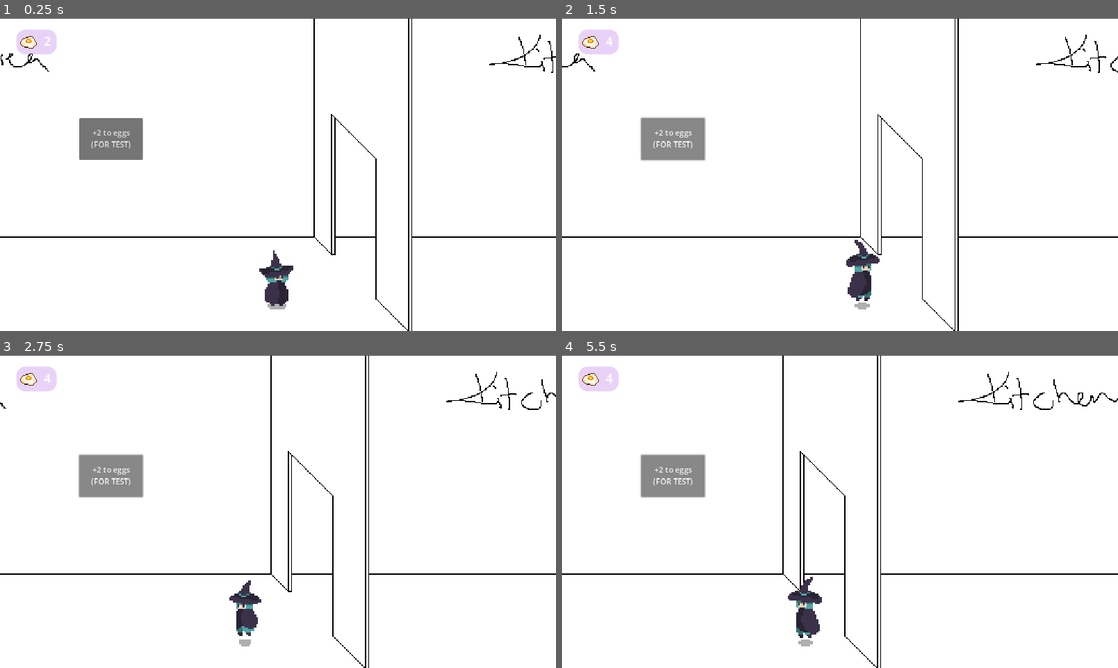
Above: before the commit, frames 1-4 (two rows, left to right).
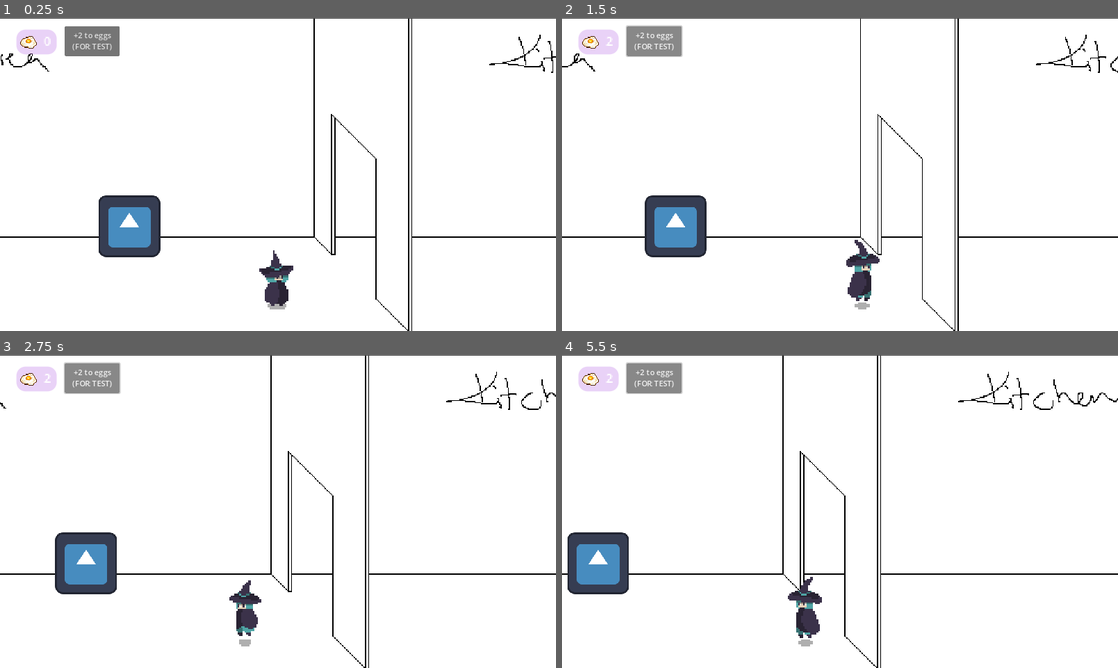
Above: after the commit, the same moments.

Repository: berkunal/mise-en-place
Game: Godot game, scene res://scenes/main/main_scene.tscn
The game is run twice, just before and just after one commit, with the same random seed, the same clock (stepped at 60 frames per second) and the same inputs. Before the commit the project starts from res://scenes/main_scene.tscn. The engine's default icon, where the game draws it, is replaced by a stand-in: a white triangle on a blue panel in a dark square.
Inputs:
- Up to frame 1 (0.25 s): no input
- Up to frame 2 (1.5 s): click "+2 to eggs (FOR TEST)" at 0.5 s; hold Right (move_right) from 1.28 s (still down); tap E (take_action, bound only after the commit) at 1.35 s
- Up to frame 3 (2.75 s): release Right (move_right) at 2.03 s; hold Left (move_left) from 2.03 s (still down); tap E (take_action, bound only after the commit) at 2.1 s
- Up to frame 4 (5.5 s): release Left (move_left) at 2.78 s; hold Right (move_right) 2.78-4.28 s; tap E (take_action, bound only after the commit) every 0.75 s from 2.85 to 5.1 s; hold Left (move_left) from 4.28 s (still down)

The runs differ from the first frame. In frame 1, 4.6% of the frame differs, in the area x 8-29%, y 2-77%; in frame 2, 4.8%; in frame 3, 4.8%, in the area x 7-26%, y 2-77%; in frame 4, 4.7%.

Commit message:
Add basic appliance node
reorganize folder structure

Diff:
--- /dev/null
+++ b/components/basic_appliance/basic_appliance.gd
@@ -0,0 +1,49 @@
+extends Node2D
+
+signal upgrade_purchased(required_coin)
+
+@export var coin_needed_for_build: int = 3
+
+var user_inside = false
+
+# Called when the node enters the scene tree for the first time.
+func _ready():
+	# TODO: instead of manual PathFollow2D, create a curve programmatically
+	$Coins/Path2D/PathFollow2D.progress_ratio = 0
+	for i in range(0, coin_needed_for_build):
+		var coinScene = preload("res://components/coin/coin.tscn").instantiate() as Sprite2D
+		coinScene.position = $Coins/Path2D/PathFollow2D.position
+		coinScene.visible = false
+		$Coins.add_child(coinScene)
+
+		$Coins/Path2D/PathFollow2D.progress_ratio += 1.0 / (coin_needed_for_build - 1)
+
+
+# Called every frame. 'delta' is the elapsed time since the previous frame.
+func _process(_delta):
+	if user_inside:
+		if Input.is_action_just_pressed("take_action") and coin_needed_for_build > 0:
+			upgrade_purchased.emit(coin_needed_for_build)
+
+func _on_player_area_entered(_area):
+	user_inside = true
+
+	for coin in $Coins.get_children():
+		if coin.is_class('Sprite2D'):
+			(coin as Sprite2D).visible = true
+
+
+func _on_player_area_exited(_area):
+	user_inside = false
+
+	for coin in $Coins.get_children():
+		if coin.is_class('Sprite2D'):
+			(coin as Sprite2D).visible = false
+
+func upgrade():
+	coin_needed_for_build = -1
+	$TempLabel.visible = true
+
+	for coin in $Coins.get_children():
+		if coin.is_class('Sprite2D'):
+			coin.free()
--- /dev/null
+++ b/components/basic_appliance/basic_appliance.tscn
@@ -0,0 +1,42 @@
+[gd_scene load_steps=5 format=3 uid="uid://c0aeat8qibts1"]
+
+[ext_resource type="Script" path="res://components/basic_appliance/basic_appliance.gd" id="1_j2gln"]
+[ext_resource type="Texture2D" uid="uid://dfaeq81b10hvf" path="res://icon.svg" id="2_bd32e"]
+
+[sub_resource type="Curve2D" id="Curve2D_v40xj"]
+_data = {
+"points": PackedVector2Array(0, 0, 0, 0, 8, 15, 0, 0, 0, 0, 66, 2, 0, 0, 0, 0, 121, 15)
+}
+point_count = 3
+
+[sub_resource type="RectangleShape2D" id="RectangleShape2D_ig5fp"]
+size = Vector2(128, 25)
+
+[node name="BasicAppliance" type="Area2D"]
+script = ExtResource("1_j2gln")
+
+[node name="Coins" type="Node2D" parent="."]
+
+[node name="Path2D" type="Path2D" parent="Coins"]
+curve = SubResource("Curve2D_v40xj")
+
+[node name="PathFollow2D" type="PathFollow2D" parent="Coins/Path2D"]
+position = Vector2(8, 15)
+rotation = -0.220494
+
+[node name="Sprite2D" type="Sprite2D" parent="."]
+position = Vector2(1, 35)
+texture = ExtResource("2_bd32e")
+centered = false
+
+[node name="CollisionShape2D" type="CollisionShape2D" parent="."]
+position = Vector2(64, 175.5)
+shape = SubResource("RectangleShape2D_ig5fp")
+
+[node name="TempLabel" type="Label" parent="."]
+visible = false
+offset_left = 25.0
+offset_top = 70.0
+offset_right = 106.0
+offset_bottom = 96.0
+text = "Upgraded!"
--- /dev/null
+++ b/components/coin/coin.tscn
@@ -0,0 +1,6 @@
+[gd_scene load_steps=2 format=3 uid="uid://cc7ds8lanc1q0"]
+
+[ext_resource type="Texture2D" uid="uid://byy6q13pycwrx" path="res://assets/icons/38_friedegg.png" id="1_f75xf"]
+
+[node name="coin" type="Sprite2D"]
+texture = ExtResource("1_f75xf")
--- /dev/null
+++ b/components/currency/currency.gd
@@ -0,0 +1,16 @@
+extends Control
+
+@export var current_money = 0
+
+func _ready():
+	pass
+
+# Called every frame. 'delta' is the elapsed time since the previous frame.
+func _process(_delta):
+	$Panel/HBoxContainer/MoneyCount.text = str(current_money)
+
+func increment_money_by_value(inc):
+	current_money += inc
+
+func _on_test_button_pressed():
+	increment_money_by_value(2)
--- a/scenes/currency.tscn
+++ b/components/currency/currency.tscn
@@ -1,7 +1,7 @@
 [gd_scene load_steps=4 format=3 uid="uid://b5mslxbl6wydh"]
 
-[ext_resource type="Script" path="res://scenes/currency.gd" id="1_0vxtb"]
-[ext_resource type="Texture2D" uid="uid://byy6q13pycwrx" path="res://assets/icons/38_friedegg.png" id="1_oi01f"]
+[ext_resource type="Script" path="res://components/currency/currency.gd" id="1_2hty5"]
+[ext_resource type="Texture2D" uid="uid://byy6q13pycwrx" path="res://assets/icons/38_friedegg.png" id="2_5qole"]
 
 [sub_resource type="StyleBoxFlat" id="StyleBoxFlat_c3dig"]
 bg_color = Color(0.74902, 0.478431, 0.905882, 0.341176)
@@ -14,7 +14,7 @@
 layout_mode = 3
 anchors_preset = 0
 scale = Vector2(1.575, 1.55469)
-script = ExtResource("1_0vxtb")
+script = ExtResource("1_2hty5")
 currentMoney = 2
 
 [node name="Panel" type="Panel" parent="."]
--- a/scenes/player.tscn
+++ b/components/player/player.tscn
@@ -1,63 +1,63 @@
 [gd_scene load_steps=20 format=3 uid="uid://6bttt3xi5n17"]
 
-[ext_resource type="Script" path="res://scenes/player.gd" id="1_n0wvq"]
-[ext_resource type="Texture2D" uid="uid://46utu6cl5i7y" path="res://assets/B_witch_idle.png" id="1_q62o5"]
-[ext_resource type="Texture2D" uid="uid://tenl0prvbxop" path="res://assets/B_witch_run.png" id="3_0w7au"]
+[ext_resource type="Script" path="res://components/player/player.gd" id="1_5skhh"]
+[ext_resource type="Texture2D" uid="uid://46utu6cl5i7y" path="res://assets/B_witch_idle.png" id="2_q7t7h"]
+[ext_resource type="Texture2D" uid="uid://tenl0prvbxop" path="res://assets/B_witch_run.png" id="3_o1mqr"]
 
 [sub_resource type="AtlasTexture" id="AtlasTexture_y580n"]
-atlas = ExtResource("1_q62o5")
+atlas = ExtResource("2_q7t7h")
 region = Rect2(0, 0, 32, 48)
 
 [sub_resource type="AtlasTexture" id="AtlasTexture_4s8y7"]
-atlas = ExtResource("1_q62o5")
+atlas = ExtResource("2_q7t7h")
 region = Rect2(0, 48, 32, 48)
 
 [sub_resource type="AtlasTexture" id="AtlasTexture_1p1tr"]
-atlas = ExtResource("1_q62o5")
+atlas = ExtResource("2_q7t7h")
 region = Rect2(0, 96, 32, 48)
 
 [sub_resource type="AtlasTexture" id="AtlasTexture_2r28s"]
-atlas = ExtResource("1_q62o5")
+atlas = ExtResource("2_q7t7h")
 region = Rect2(0, 144, 32, 48)
 
 [sub_resource type="AtlasTexture" id="AtlasTexture_gme38"]
-atlas = ExtResource("1_q62o5")
+atlas = ExtResource("2_q7t7h")
 region = Rect2(0, 192, 32, 48)
 
 [sub_resource type="AtlasTexture" id="AtlasTexture_il826"]
-atlas = ExtResource("1_q62o5")
+atlas = ExtResource("2_q7t7h")
 region = Rect2(0, 240, 32, 48)
 
 [sub_resource type="AtlasTexture" id="AtlasTexture_d4vpt"]
-atlas = ExtResource("3_0w7au")
+atlas = ExtResource("3_o1mqr")
 region = Rect2(0, 0, 32, 48)
 
 [sub_resource type="AtlasTexture" id="AtlasTexture_k2ejr"]
-atlas = ExtResource("3_0w7au")
+atlas = ExtResource("3_o1mqr")
 region = Rect2(0, 48, 32, 48)
 
 [sub_resource type="AtlasTexture" id="AtlasTexture_s8tf3"]
-atlas = ExtResource("3_0w7au")
+atlas = ExtResource("3_o1mqr")
 region = Rect2(0, 96, 32, 48)
 
 [sub_resource type="AtlasTexture" id="AtlasTexture_6yyjl"]
-atlas = ExtResource("3_0w7au")
+atlas = ExtResource("3_o1mqr")
 region = Rect2(0, 144, 32, 48)
 
 [sub_resource type="AtlasTexture" id="AtlasTexture_upmr6"]
-atlas = ExtResource("3_0w7au")
+atlas = ExtResource("3_o1mqr")
 region = Rect2(0, 192, 32, 48)
 
 [sub_resource type="AtlasTexture" id="AtlasTexture_iey5l"]
-atlas = ExtResource("3_0w7au")
+atlas = ExtResource("3_o1mqr")
 region = Rect2(0, 240, 32, 48)
 
 [sub_resource type="AtlasTexture" id="AtlasTexture_yjxxj"]
-atlas = ExtResource("3_0w7au")
+atlas = ExtResource("3_o1mqr")
 region = Rect2(0, 288, 32, 48)
 
 [sub_resource type="AtlasTexture" id="AtlasTexture_065jt"]
-atlas = ExtResource("3_0w7au")
+atlas = ExtResource("3_o1mqr")
 region = Rect2(0, 336, 32, 48)
 
 [sub_resource type="SpriteFrames" id="SpriteFrames_12h0e"]
@@ -119,7 +119,7 @@
 size = Vector2(49, 97)
 
 [node name="Player" type="Area2D"]
-script = ExtResource("1_n0wvq")
+script = ExtResource("1_5skhh")
 metadata/_edit_group_ = true
 
 [node name="AnimatedSprite2D" type="AnimatedSprite2D" parent="."]
--- a/project.godot
+++ b/project.godot
@@ -11,7 +11,7 @@
 [application]
 
 config/name="Mise-en-place"
-run/main_scene="res://scenes/main_scene.tscn"
+run/main_scene="res://scenes/main/main_scene.tscn"
 config/features=PackedStringArray("4.1", "Forward Plus")
 config/icon="res://icon.svg"
 
@@ -33,6 +33,11 @@
 , Object(InputEventKey,"resource_local_to_scene":false,"resource_name":"","device":-1,"window_id":0,"alt_pressed":false,"shift_pressed":false,"ctrl_pressed":false,"meta_pressed":false,"pressed":false,"keycode":0,"physical_keycode":65,"key_label":0,"unicode":97,"echo":false,"script":null)
 ]
 }
+take_action={
+"deadzone": 0.5,
+"events": [Object(InputEventKey,"resource_local_to_scene":false,"resource_name":"","device":-1,"window_id":0,"alt_pressed":false,"shift_pressed":false,"ctrl_pressed":false,"meta_pressed":false,"pressed":false,"keycode":0,"physical_keycode":69,"key_label":0,"unicode":101,"echo":false,"script":null)
+]
+}
 
 [rendering]
 
--- a/scenes/currency.gd
+++ /dev/null
@@ -1,16 +0,0 @@
-extends Control
-
-@export var currentMoney = 0
-
-func _ready():
-	pass
-
-# Called every frame. 'delta' is the elapsed time since the previous frame.
-func _process(delta):
-	$Panel/HBoxContainer/MoneyCount.text = str(currentMoney)
-
-func incrementMoneyByValue(inc):
-	currentMoney += inc
-
-func _on_test_button_pressed():
-	incrementMoneyByValue(2)
--- a/scenes/main_scene.gd
+++ b/scenes/main/main_scene.gd
@@ -6,7 +6,7 @@
 	set_camera_limits()
 
 # Called every frame. 'delta' is the elapsed time since the previous frame.
-func _process(delta):
+func _process(_delta):
 	pass
 
 # Sets the player's camera limits to prevent scrolling too much
@@ -28,3 +28,12 @@
 
 	var currentSize: Vector2 = bgScaleVector * bgTextureSize
 	return currentSize.x
+
+
+func _on_basic_appliance_upgrade_purchased(required_coin):
+	if required_coin > $GUI/Currency.current_money:
+		printerr("not enough eggs")
+		return
+
+	$GUI/Currency.increment_money_by_value(-required_coin)
+	$BasicAppliance.upgrade()
--- /dev/null
+++ b/scenes/main/main_scene.tscn
@@ -0,0 +1,39 @@
+[gd_scene load_steps=6 format=3 uid="uid://box0xqsfg260c"]
+
+[ext_resource type="PackedScene" uid="uid://g3ec348fdnin" path="res://components/backgrounds/background_basic.tscn" id="1_ai2au"]
+[ext_resource type="PackedScene" uid="uid://6bttt3xi5n17" path="res://components/player/player.tscn" id="1_b6mun"]
+[ext_resource type="Script" path="res://scenes/main/main_scene.gd" id="1_byfom"]
+[ext_resource type="PackedScene" uid="uid://b5mslxbl6wydh" path="res://components/currency/currency.tscn" id="4_o0bk7"]
+[ext_resource type="PackedScene" uid="uid://c0aeat8qibts1" path="res://components/basic_appliance/basic_appliance.tscn" id="5_a2c5v"]
+
+[node name="MainScene" type="Node2D"]
+script = ExtResource("1_byfom")
+
+[node name="BackgroundBasic" parent="." instance=ExtResource("1_ai2au")]
+
+[node name="BasicAppliance" parent="." instance=ExtResource("5_a2c5v")]
+position = Vector2(202, 333)
+
+[node name="Player" parent="." instance=ExtResource("1_b6mun")]
+position = Vector2(575, 541)
+
+[node name="GUI" type="CanvasLayer" parent="."]
+
+[node name="Currency" parent="GUI" instance=ExtResource("4_o0bk7")]
+offset_left = 34.0
+offset_top = 24.0
+offset_right = 34.0
+offset_bottom = 24.0
+
+[node name="TestButton" type="Button" parent="GUI"]
+offset_left = 134.0
+offset_top = 17.0
+offset_right = 248.0
+offset_bottom = 79.0
+text = "+2 to eggs
+(FOR TEST)"
+
+[connection signal="upgrade_purchased" from="BasicAppliance" to="." method="_on_basic_appliance_upgrade_purchased"]
+[connection signal="area_entered" from="Player" to="BasicAppliance" method="_on_player_area_entered"]
+[connection signal="area_exited" from="Player" to="BasicAppliance" method="_on_player_area_exited"]
+[connection signal="pressed" from="GUI/TestButton" to="GUI/Currency" method="_on_test_button_pressed"]
--- a/scenes/main_scene.tscn
+++ /dev/null
@@ -1,32 +0,0 @@
-[gd_scene load_steps=5 format=3 uid="uid://box0xqsfg260c"]
-
-[ext_resource type="PackedScene" uid="uid://g3ec348fdnin" path="res://scenes/background_basic.tscn" id="1_ai2au"]
-[ext_resource type="PackedScene" uid="uid://6bttt3xi5n17" path="res://scenes/player.tscn" id="1_b6mun"]
-[ext_resource type="Script" path="res://scenes/main_scene.gd" id="1_byfom"]
-[ext_resource type="PackedScene" uid="uid://b5mslxbl6wydh" path="res://scenes/currency.tscn" id="4_o0bk7"]
-
-[node name="MainScene" type="Node2D"]
-script = ExtResource("1_byfom")
-
-[node name="BackgroundBasic" parent="." instance=ExtResource("1_ai2au")]
-
-[node name="Player" parent="." instance=ExtResource("1_b6mun")]
-position = Vector2(575, 541)
-
-[node name="GUI" type="CanvasLayer" parent="."]
-
-[node name="Currency" parent="GUI" instance=ExtResource("4_o0bk7")]
-offset_left = 34.0
-offset_top = 24.0
-offset_right = 34.0
-offset_bottom = 24.0
-
-[node name="TestButton" type="Button" parent="GUI"]
-offset_left = 164.0
-offset_top = 207.0
-offset_right = 296.0
-offset_bottom = 294.0
-text = "+2 to eggs
-(FOR TEST)"
-
-[connection signal="pressed" from="GUI/TestButton" to="GUI/Currency" method="_on_test_button_pressed"]
Renamed: scenes/background_basic.tscn -> components/backgrounds/background_basic.tscn
Renamed: scenes/parallax_background.tscn -> components/backgrounds/parallax_background.tscn
Not shown: 1 places in components/currency/currency.tscn that only renumber resources
Renamed: scenes/player.gd -> components/player/player.gd
